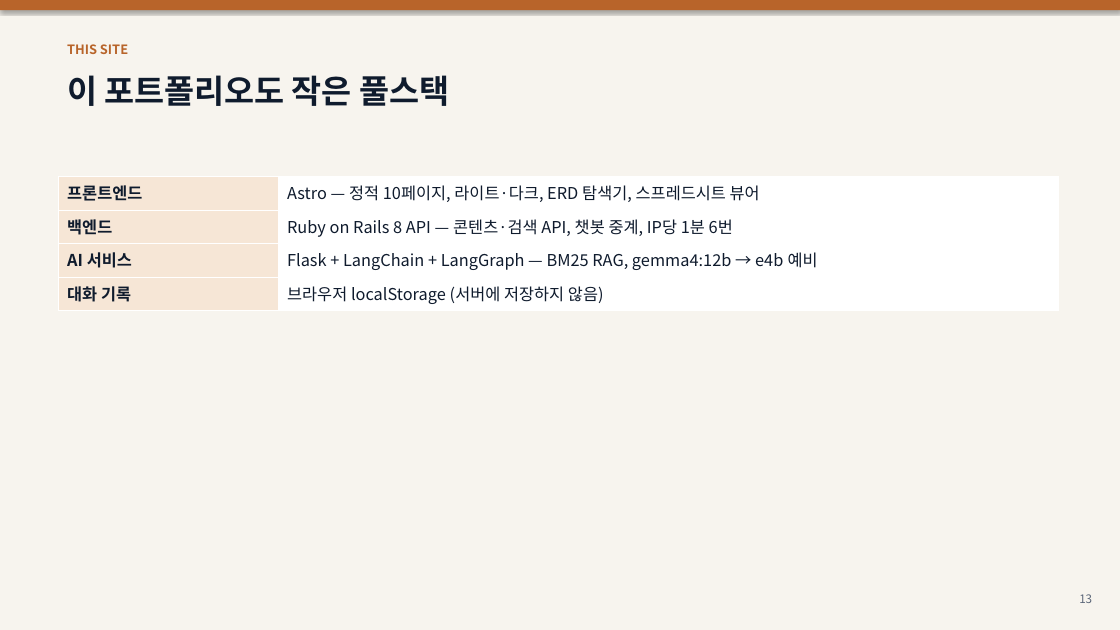
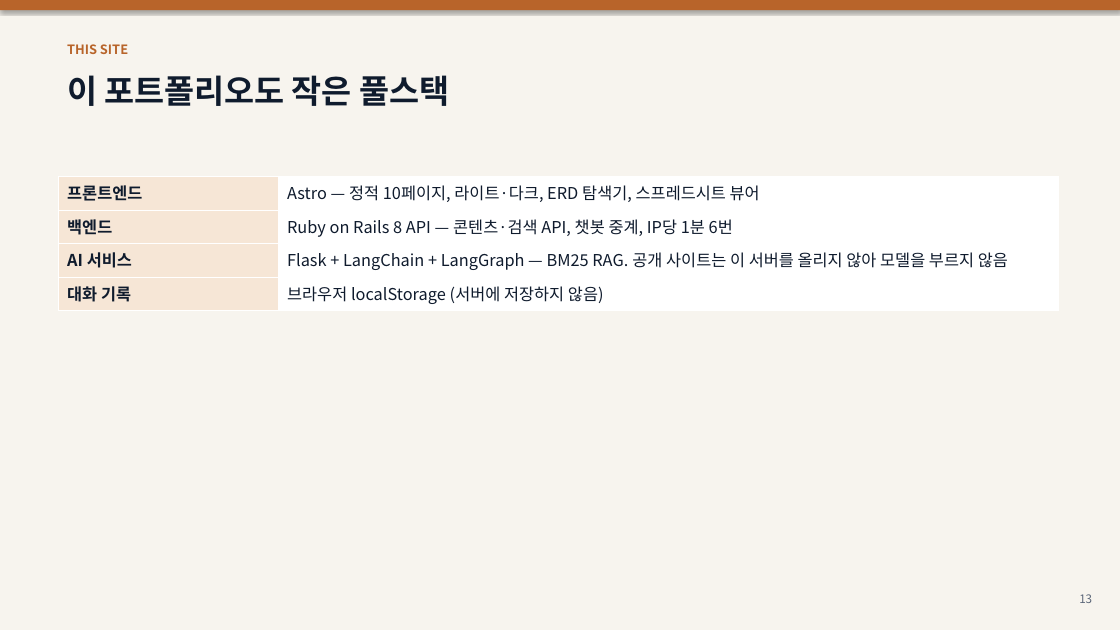
Before and after one commit to samam0234/CodiComperChat, a slide deck: slide 13 of PortFolio/PortFile/CodiComperChat_Portfolio.pptx. Drawn at 1120x630 pixels with LibreOffice and Linux fonts; fonts in the diff are those of the drawing. Boxes give left, top, right and bottom in pixels: in the first picture for what was removed or moved away, otherwise in the second. Text is boxed around its words. In the diff, an @@ line names an element or a change of style, - is before the commit and + after.

```diff
--- a/PortFolio/PortFile/CodiComperChat_Portfolio.pptx
+++ b/PortFolio/PortFile/CodiComperChat_Portfolio.pptx
@@ table at (59,176,1059,311) @@
-row 3, column 2: Flask + LangChain + LangGraph — BM25 RAG, gemma4:12b → e4b 예비
+row 3, column 2: Flask + LangChain + LangGraph — BM25 RAG. 공개 사이트는 이 서버를 올리지 않아 모델을 부르지 않음
```
Also in this commit, not shown: 1 other slide changed, 20 other files.
